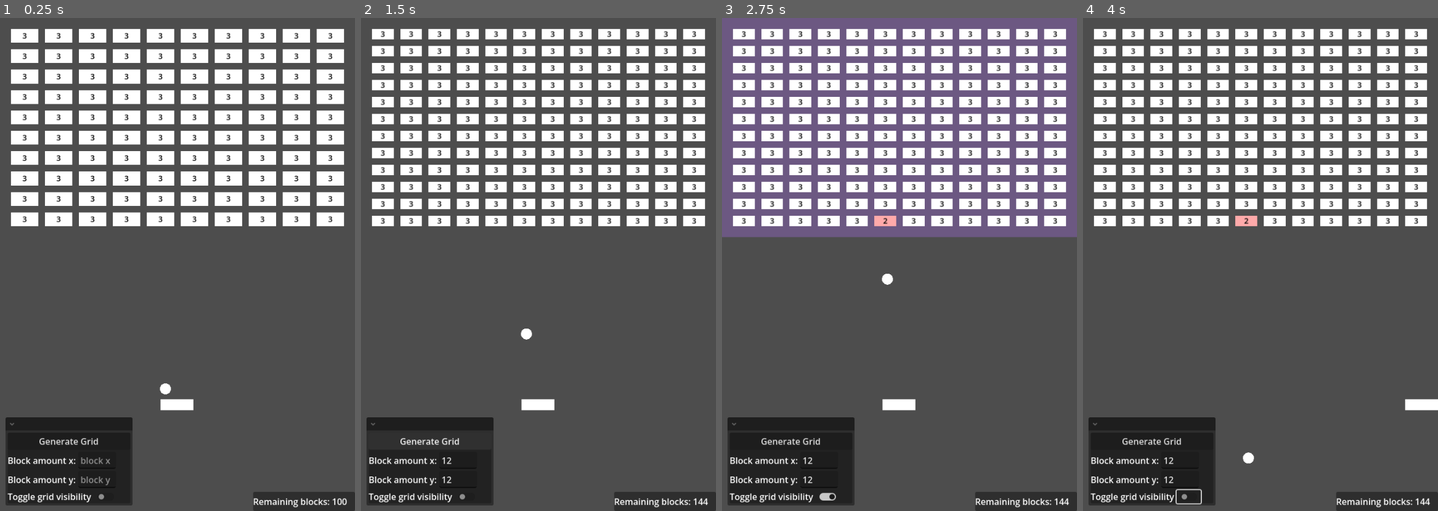
Above: before the commit, frames 1-4 (left to right).
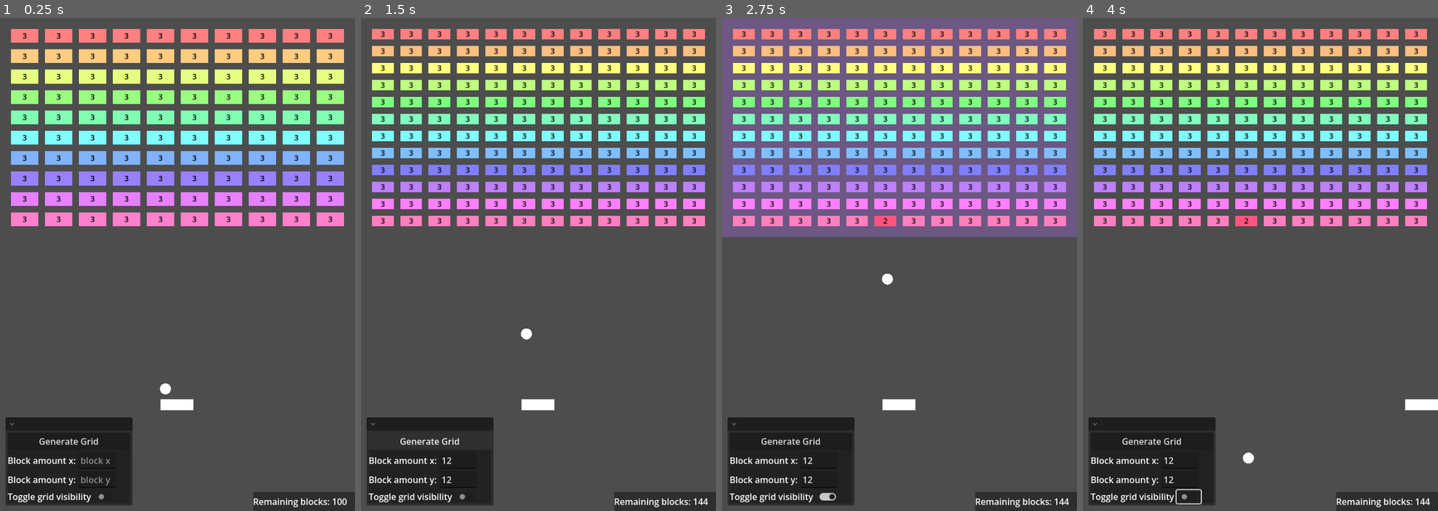
Above: after the commit, the same moments.

Repository: ProudFridge/Breakout
Game: Godot game, scene res://scenes/world/world.tscn
Two runs of this game, one before a commit and one after it. Both use one fixed random seed, a clock stepped at 60 frames per second and the inputs below.
Inputs (mouse positions are in pixels of both pictures, inside the frame that each line leads up to):
- Up to frame 1 (0.25 s): no input
- Up to frame 2 (1.5 s): click (456, 461) at 0.52 s; type "12" at 0.6 s; click (456, 481) at 0.75 s; type "12" at 0.83 s; click "Generate Grid" at 1.25 s
- Up to frame 3 (2.75 s): click (828, 496) at 2 s
- Up to frame 4 (4 s): tap Enter at 2.75 s; move the mouse to (1427, 501) at 2.77 s; hold D (move_right) 2.78-3.53 s; tap Alt at 2.85 s; click (1427, 501) at 2.92 s; move the mouse to (1189, 289) at 3.52 s; hold Down from 3.53 s (still down); tap Shift at 3.6 s

The runs differ from the first frame. In frame 1, 22% of the frame differs, in the area x 3-97%, y 2-43%; in frame 2, 19%; in frame 3, 19%; in frame 4, 19%.

Commit message:
Make the blocks' color generate as a rainbow

Diff:
--- a/scenes/block/block.gd
+++ b/scenes/block/block.gd
@@ -3,11 +3,14 @@
 
 @export var health: float = 2
 var initialHealth: float
+var initialColor: Color
+
 
 @onready var label: Label = $Label
 @onready var mesh: MeshInstance2D = $MeshInstance2D
 
 func _ready() -> void:
+	mesh.modulate = initialColor
 	initialHealth = health
 	BlockManager.add_block(self)
 	update_health_label()
@@ -19,9 +22,9 @@
 		BlockManager.remove_block(self)
 		delete()
 	update_health_label()
-	#mesh.modulate.r = move_toward(mesh.modulate.r, 0, health / initialHealth)
+
+	# Make the color become more red as it takes damage
 	mesh.modulate = mesh.modulate.lerp(Color(1,0,0), (initialHealth - health) / initialHealth)
-	print((initialHealth- health) / initialHealth)
 
 # Sets the block's size
 func set_size(newSize: Vector2) -> void:
--- a/scenes/managers/block_manager/block_manager.gd
+++ b/scenes/managers/block_manager/block_manager.gd
@@ -13,7 +13,7 @@
 var block: PackedScene = preload("res://scenes/block/block.tscn")
 
 # Use later to detect if the player has won
-static var _block_instances: Array[Block] 	= []
+static var _block_instances: Array[Block] = []
 
 # Called when the node enters the scene tree for the first time.
 func _ready() -> void:
@@ -35,13 +35,13 @@
 
 	for row: int in blockAmount.x:
 		for column: int in blockAmount.y:
-			var blockInstance: Block = block.instantiate()
-			blockInstance.set_size(blockSize)
+			# Make the blocks spawn in a rainbow
+			var color: Color = Color.from_hsv(lerp(0, 1, float(column) / blockAmount.y),0.5,1,1)
+			var bPosition: Vector2
+			bPosition.x = row * (blockPadding.x + blockSize.x) + gridPadding.x + blockSize.x / 2
+			bPosition.y = column * (blockPadding.y + blockSize.y) + gridPadding.y + blockSize.y / 2
 
-			blockInstance.position.x = row * (blockPadding.x + blockSize.x) + gridPadding.x + blockSize.x / 2
-			blockInstance.position.y = column * (blockPadding.y + blockSize.y) + gridPadding.y + blockSize.y / 2
-
-			add_child(blockInstance)
+			instantiate_block(bPosition, blockSize, color)
 
 # Adds a block to the block instances array
 static func add_block(block_instance: Block) -> void:
@@ -62,3 +62,12 @@
 # Toggles the visibility of the color rect that represents the grid area
 func toggle_grid_area_visibilty() -> void:
 	grid_area_highlight.visible = not grid_area_highlight.visible
+
+func instantiate_block(position: Vector2, size: Vector2, color: Color) -> void:
+	var blockInstance: Block = block.instantiate()
+
+	blockInstance.set_size(size)
+	blockInstance.initialColor = color
+	blockInstance.position = position
+
+	add_child(blockInstance)
Not shown, changed: TODO.md
